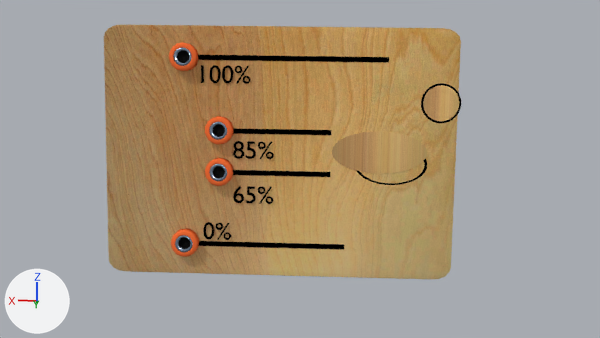
Before and after pictures for a commit that changed the Blender file SecuenciaLabSimulator/Assets/Prefabs/22, 23.blend.
Rendered twice from the file's camera 'Camera'. Lighting does not change. The marker at lower left points along +X, +Y and +Z.
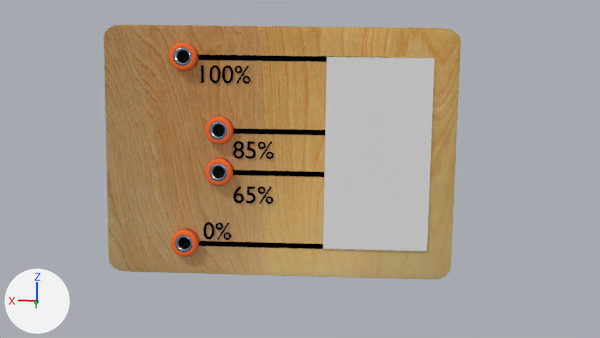
What changed in the scene script:
```text
Add mat_espiral:
    mat_espiral = bpy.data.materials.new('Espiral')
    mat_espiral.use_nodes = True; mat_espiral.node_tree.nodes.clear()
    _N = mat_espiral.node_tree.nodes; _L = mat_espiral.node_tree.links
    n0 = _N.new('ShaderNodeOutputMaterial'); n0.name = 'Material Output'
    n1 = _N.new('ShaderNodeBsdfDiffuse'); n1.name = 'Diffuse BSDF'
    n2 = _N.new('ShaderNodeBsdfTransparent'); n2.name = 'Transparent BSDF'
    n3 = _N.new('ShaderNodeMixShader'); n3.name = 'Mix Shader'
    n3.inputs[0].default_value = 1.0  # 'Factor'
    _L.new(n2.outputs[0], n3.inputs[1])  # 'BSDF' to 'Shader'
    _L.new(n1.outputs[0], n3.inputs[2])  # 'BSDF' to 'Shader'
    _L.new(n3.outputs[0], n0.inputs[0])  # 'Shader' to 'Surface'
Add me_cube_004:
    me_cube_004.from_pydata(...)  # a box spanning x -1.0..1.0, y -1.0..1.0, z -1.0..1.0
    me_cube_004.materials.append(mat_lestras_005)  # black #000000
Add me_espiral:
    me_espiral.from_pydata([(-0.325, -0.5, 0.0), (0.325, -0.5, 0.0), (-0.325, 0.5, 0.0), (0.325, 0.5, 0.0)], [], [(0, 1, 3, 2)])
    me_espiral.materials.append(mat_espiral)  # its picture is missing
Remove ob_torus:
    ob_torus = bpy.data.objects.new('Torus', me_torus)
    ob_torus.location = (-2.22, 0.06, 3.0)
    ob_torus.rotation_euler = (1.571, 0.0, 0.0)  # degrees (90, 0, 0)
    ob_torus.scale = (0.692, 0.392, 0.062)
Remove ob_cylinder_001:
    ob_cylinder_001 = bpy.data.objects.new('Cylinder.001', me_cylinder_002)
    ob_cylinder_001.location = (-3.16, 0.03, 4.22)
    ob_cylinder_001.rotation_euler = (1.571, 0.0, 0.0)  # degrees (90, 0, 0)
    ob_cylinder_001.scale = (0.39, 0.39, 0.05)
Remove ob_cylinder_002:
    ob_cylinder_002 = bpy.data.objects.new('Cylinder.002', me_cylinder_003)
    ob_cylinder_002.location = (-3.16, 0.04, 4.22)
    ob_cylinder_002.rotation_euler = (1.571, 0.0, 0.0)  # degrees (90, 0, 0)
    ob_cylinder_002.scale = (0.35, 0.35, 0.05)
Remove ob_cylinder_003:
    ob_cylinder_003 = bpy.data.objects.new('Cylinder.003', me_cylinder_005)
    ob_cylinder_003.location = (-1.98, 0.04, 3.24)
    ob_cylinder_003.rotation_euler = (1.571, 0.0, 0.0)  # degrees (90, 0, 0)
    ob_cylinder_003.scale = (0.94, 0.42, 0.05)
Add ob_plane_004:
    ob_plane_004 = bpy.data.objects.new('Plane.004', me_cube_004)
    ob_plane_004.location = (-1.97, 0.07, 1.3)
    ob_plane_004.rotation_euler = (0.0, 1.571, 0.0)  # degrees (0, 90, 0)
    ob_plane_004.scale = (0.05, 0.005, 0.655)
Add ob_espiral:
    ob_espiral = bpy.data.objects.new('Espiral', me_espiral)
    ob_espiral.location = (-1.95, 0.11, 3.18)
    ob_espiral.rotation_euler = (1.571, 0.0, 3.142)  # degrees (90, 0, 180)
    ob_espiral.scale = (3.21, 3.83, 3.22)
```

Where the change shows, as pixel boxes [x1, y1, x2, y2] in the pictures (600 x 338 px):
'Espiral', added
    after: [323, 57, 435, 251]
'Cylinder.003', deleted
    before: [332, 131, 427, 173]
'Cylinder.002', deleted
    before: [423, 85, 459, 121]
'Cylinder.001', deleted
    before: [421, 83, 461, 123]
'Torus', deleted
    before: [356, 159, 427, 185]
'Plane.004', added
    after: [345, 249, 393, 251]
